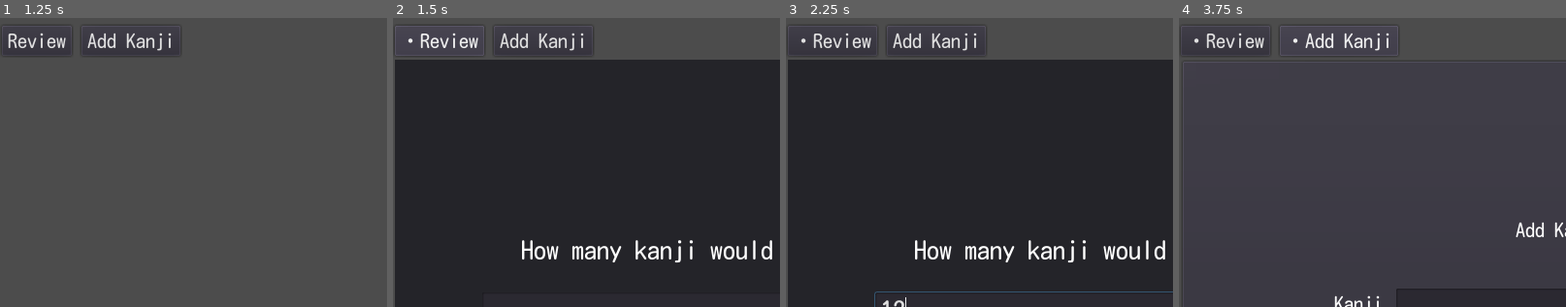
Above: before the commit, frames 1-4 (left to right).
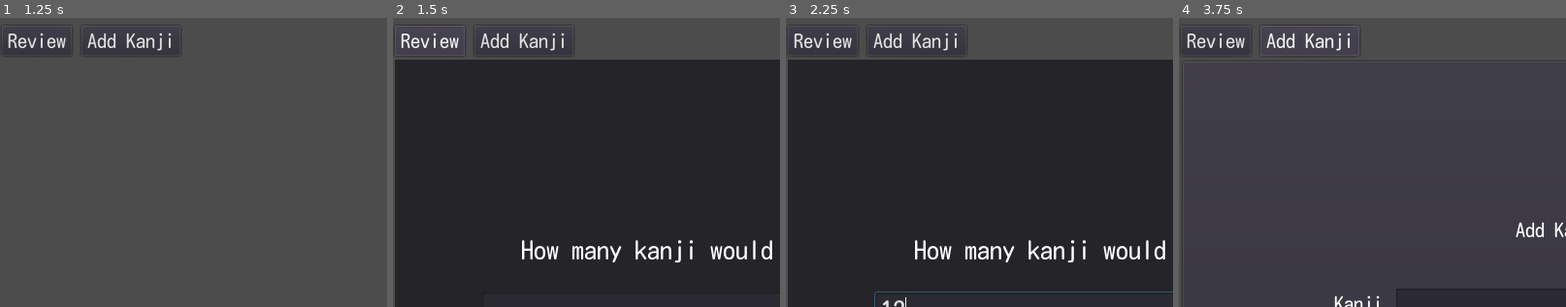
Above: after the commit, the same moments.

Repository: krasi070/know-your-kanji
Game: Godot game, scene res://Main.tscn
The game is run twice, just before and just after one commit, with the same random seed, the same clock (stepped at 60 frames per second) and the same inputs.
Inputs (mouse positions are % of the whole screen's width and height, from its top left):
- Up to frame 1 (1.25 s): click (65, 4) at 0.52 s; type "12" at 0.6 s
- Up to frame 2 (1.5 s): click "Review" at 1.25 s
- Up to frame 3 (2.25 s): click (50, 51) at 2.02 s; type "12" at 2.1 s
- Up to frame 4 (3.75 s): click "・Review" (after the commit: "Review") at 2.75 s; click "Add Kanji" at 3.5 s
The pictures show only the part of the screen within x 1-51%, y 0-50%; the shares and areas given below are measured in that part.

Frame 1 is identical in both runs. In frame 2, 1.3% of the frame differs, in the area x 2-50%, y 2-14%; in frame 3, 1.2%; in frame 4, 1.3%, in the area x 2-57%, y 2-14%.

Commit message:
Remove always open tab functionality

Diff:
--- a/scripts/windows/Window.gd
+++ b/scripts/windows/Window.gd
@@ -3,7 +3,6 @@
 var curr_window : String
 var add_kanji_scene : PackedScene
 var review_scene : PackedScene
-var windows : Dictionary
 
 onready var review_button := $"../MenuContainer/LeftContainer/Review"
 onready var add_kanji_button := $"../MenuContainer/LeftContainer/AddKanji"
@@ -21,18 +20,13 @@
 func open_window(scene: PackedScene, window_name: String, button: Button) -> void:
 	# Only open new window if it is differen from the currently open one
 	if curr_window != window_name:
-		hide_children()
-		if windows.has(window_name):
-			windows[window_name].show()
-		else:
-			var instance := scene.instance()
-			add_child(instance)
-			windows[window_name] = instance
-			button.text = "・" + button.text
+		free_children()
+		var instance := scene.instance()
+		add_child(instance)
 		curr_window = window_name
 
 
-func hide_children() -> void:
+func free_children() -> void:
 	var children = get_children()
 	for i in range(children.size()):
-		children[i].hide()
+		children[i].queue_free()
